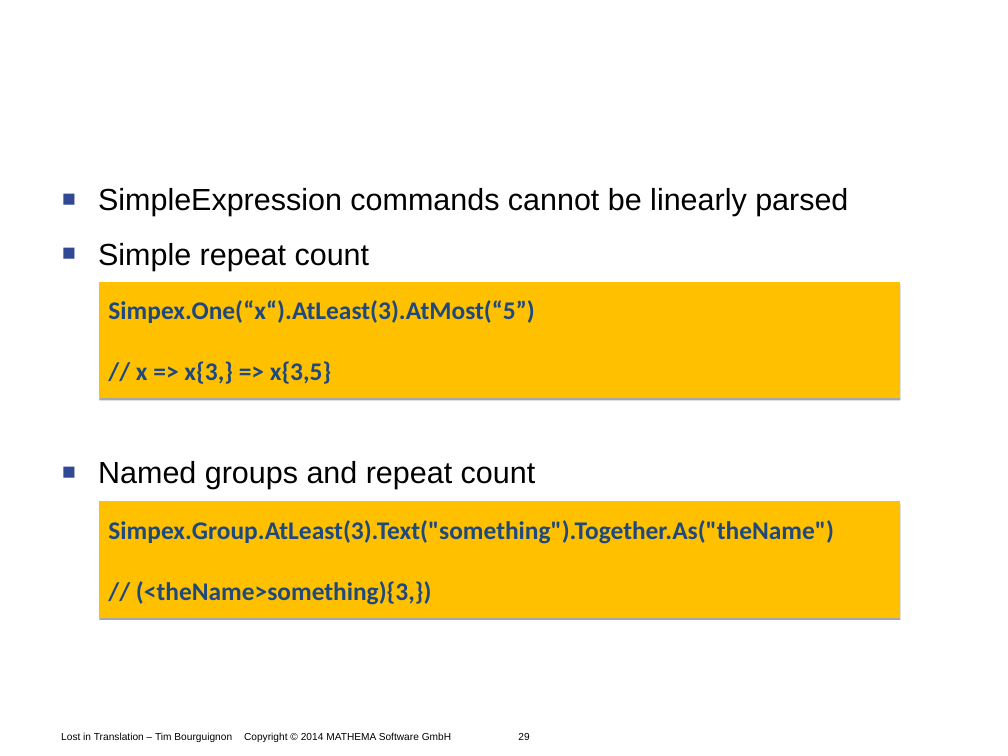
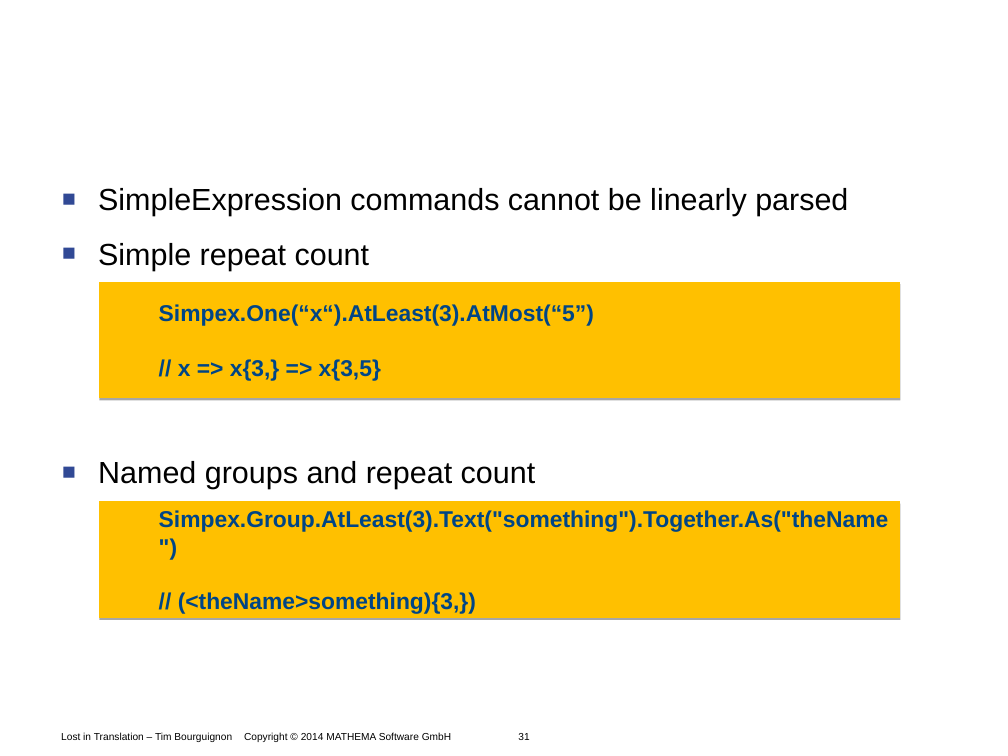
Before and after one commit to Timothep/Talk.LostInTranslation, a slide deck: slide 31 of LostInTranslation.odp (slide 29 before the commit). Drawn at 1008x756 pixels with LibreOffice and Linux fonts; fonts in the diff are those of the drawing; background and template pictures are left out. Boxes give left, top, right and bottom in pixels: in the first picture for what was removed or moved away, otherwise in the second. Text is boxed around its words. In the diff, an @@ line names an element or a change of style, - is before the commit and + after.

```diff
--- a/LostInTranslation.odp
+++ b/LostInTranslation.odp
@@ freeform shape "Simpex.One(“x“).AtLeast(3).AtMost(“5”)" at <box>100,282,901,398</box>: size 20 to 18 pt, font Calibri to Arial, text colour #1F497D to #004586; indent changed @@
@@ freeform shape "Simpex.Group.AtLeast(3).Text("something").Together.As("theNa ..." at <box>100,501,901,617</box>: size 20 to 18 pt, font Calibri to Arial, text colour #1F497D to #004586; indent changed @@
@@ text at <box>61,732,529,742</box>: text changed @@
-Lost in Translation – Tim Bourguignon Copyright © 2014 MATHEMA Software GmbH 29
+Lost in Translation – Tim Bourguignon Copyright © 2014 MATHEMA Software GmbH 31
```
Also in this commit, not shown: 13 other slides changed, 13 slides added, 8 slides removed.
